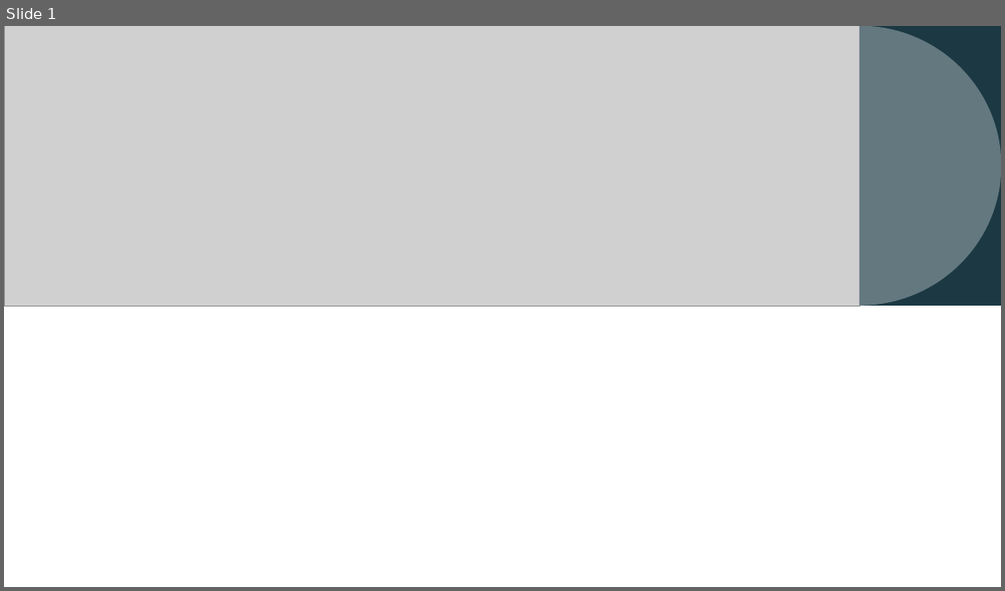
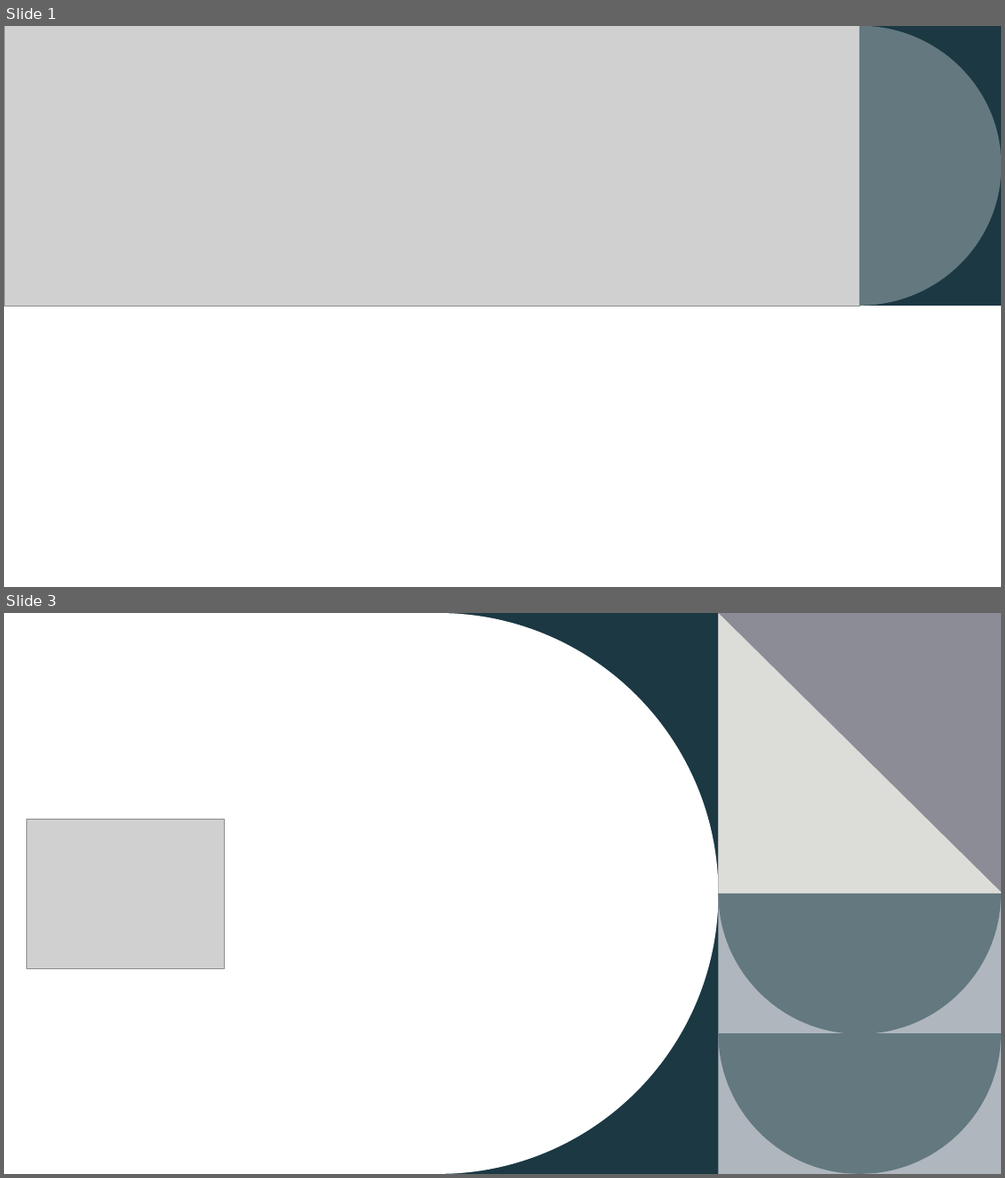
Before and after one commit to josephine-mckelvy/2025-CAH, a slide deck: 2025-06-30 CAH.pptx. Shown one above the other, each under a label of ours: slide 1 before the commit, slides 1 and 3 after it; the slides between them are not shown. The pictures are 1005x591 and 1005x1178 pixels, drawn with LibreOffice and Linux fonts; fonts in the diff are those of the drawing; grey boxes stand for pictures. Boxes give left, top, right and bottom in pixels: in the first picture for what was removed or moved away, otherwise in the second. Text is boxed around its words. In the diff, an @@ line names an element or a change of style, - is before the commit and + after.

```diff
--- a/2025-06-30 CAH.pptx
+++ b/2025-06-30 CAH.pptx
@@ slide 3 added at (4,613,1001,1174), background #FFFFFF @@
@@ rectangle added at (4,613,1001,1174), fill #FFFFFF @@
@@ freeform shape added at (4,613,718,1174), fill #FFFFFF @@
@@ rectangle added at (288,613,719,1174), fill #1B3843 @@
@@ rectangle added at (718,613,1001,893), fill #8C8C96 @@
@@ freeform shape added at (719,613,1001,893), fill #DCDDD8 @@
@@ picture added at (26,819,225,968) @@
@@ rectangle added at (718,894,1001,1174), fill #AFB6BE @@
@@ freeform shape added at (718,893,1001,1034), fill #63787F @@
@@ freeform shape added at (724,896,1001,1174), fill #63787F @@
@@ freeform shape added at (718,1033,1001,1174), fill #63787F @@
```
Also in this commit, not shown: 1 slide changed, 9 other slides added, 1 slide removed, 3 other files.
